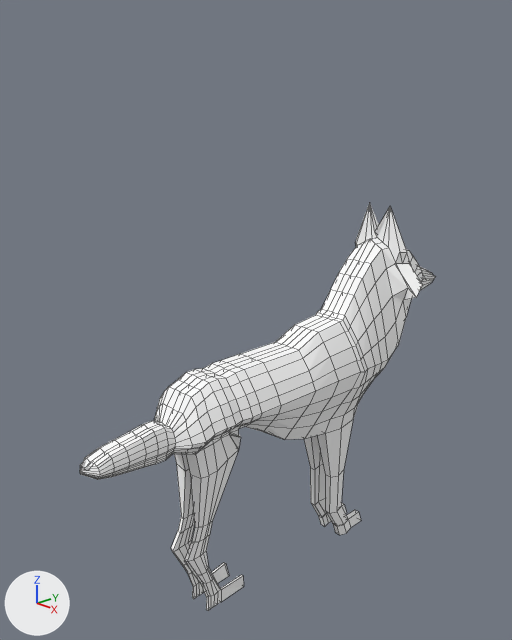
The Blender file Branch/meshes/wolf2.blend, before and after one commit.
Both versions are drawn from a camera (50 mm lens) standing at (8.45, -8.16, 6.08) and looking at (-0.38, 0.19, 1.93). Every picture has the same lights, and +X, +Y and +Z are marked at lower left. Mesh edges are drawn as thin lines.
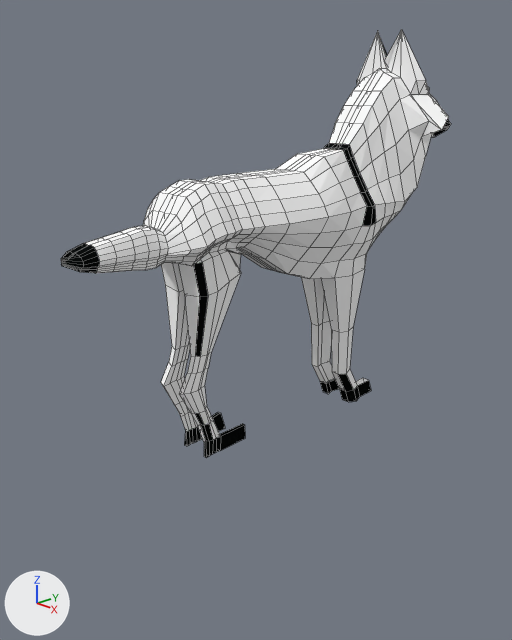
Diff of the bpy script that builds the scene:
```diff
--- a/Branch/meshes/wolf2.blend.py
+++ b/Branch/meshes/wolf2.blend.py
@@ mat_material_002 @@
+mat_material_002 = diffuse_material('Material.002')
+mat_material_002.base_color = (0.0414, 0.0758, 0.8)  # blue #394ee7
@@ mat_material_003 @@
+mat_material_003 = diffuse_material('Material.003')
+mat_material_003.base_color = (0.177, 0.158, 0.208)  # grey #756f7e
@@ mat_material @@
+mat_material = diffuse_material('Material')
+mat_material.base_color = (0.0034, 0.00424, 0.00405)  # black #0b0e0d
@@ me_cube_001 @@
 # used by ob_cube; location = (0.01, 1.48, 0.67); rotation_euler = (0.0, 0.0, 6.283), in degrees (0, 0, 360); scale = (0.294, 0.294, 0.294)
-me_cube_001.from_pydata(...)  # 817 vertices, 818 faces; spans x 0.0..3.4, y -17.8..11.5, z -13.3..10.4
+me_cube_001.from_pydata(...)  # 879 vertices, 882 faces; spans x 0.0..4.2, y -17.8..11.5, z -13.3..10.4
+# me_cube_001 part 1: 354 vertices moved from x 0.1..3.4, y -17.7..11.1, z -13.3..7.9 to x 0.0..4.2, y -17.7..11.1, z -13.3..7.9; 12 vertices removed from x 0.1..0.6, y -17.7..-10.5, z -8.3..-0.3; 12 vertices added at x 0.0..1.1, y -17.7..-10.5, z -8.3..-0.3
+# me_cube_001 part 2: 92 faces spanning x 0.0..4.2, y -17.7..11.5, z -13.3..10.4 switch from mat_material_001 (white #ffffff) to mat_material (black #0b0e0d)
+me_cube_001.materials.append(mat_material_002)  # blue #394ee7
+me_cube_001.materials.append(mat_material_003)  # grey #756f7e
@@ ob_cube @@
 ob_cube = bpy.data.objects.new('Cube', me_cube_001)
-ob_cube.location = (0.01, 1.48, 0.67)
+ob_cube.location = (0.01, 1.48, 3.84)
 ob_cube.rotation_euler = (0.0, 0.0, 6.283)  # degrees (0, 0, 360)
```

Boxes [x1, y1, x2, y2] around the edits, measured in the pictures (512 x 640 px; the box of a moved part takes in the faces that stretch with it):
'Cube', reshaped, moved (10% wider)
    before: [80, 202, 436, 611]
    after: [61, 29, 451, 458]
part 1 of me_cube_001, moved or reshaped
    before: [80, 202, 430, 597]
    after: [61, 29, 449, 441]
part 2 of me_cube_001, recoloured
    before: [80, 205, 436, 611]
    after: [61, 32, 451, 458]
